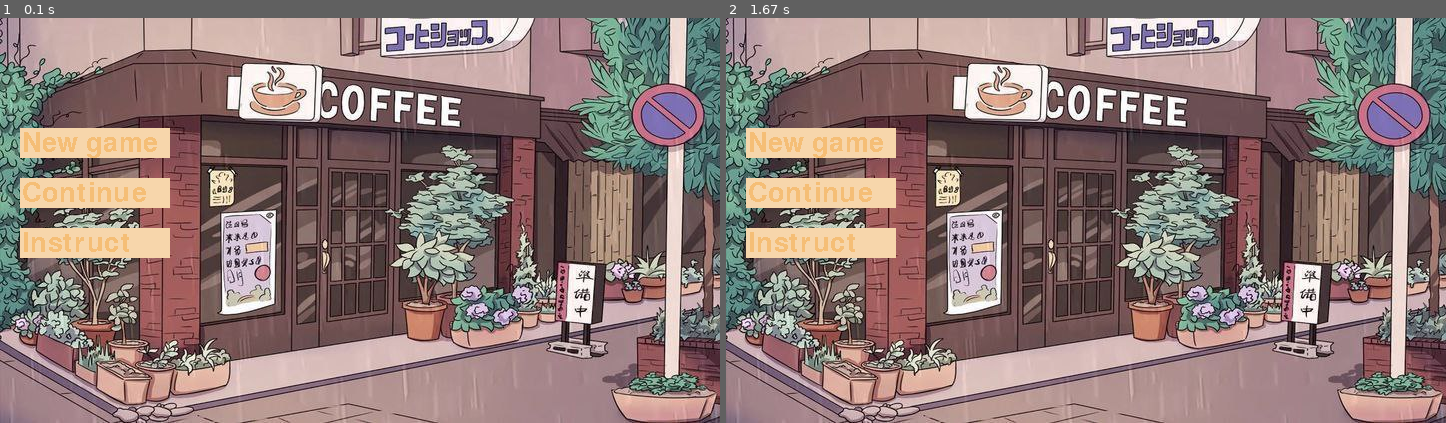
Above: before the commit, frames 1-2 (left to right).
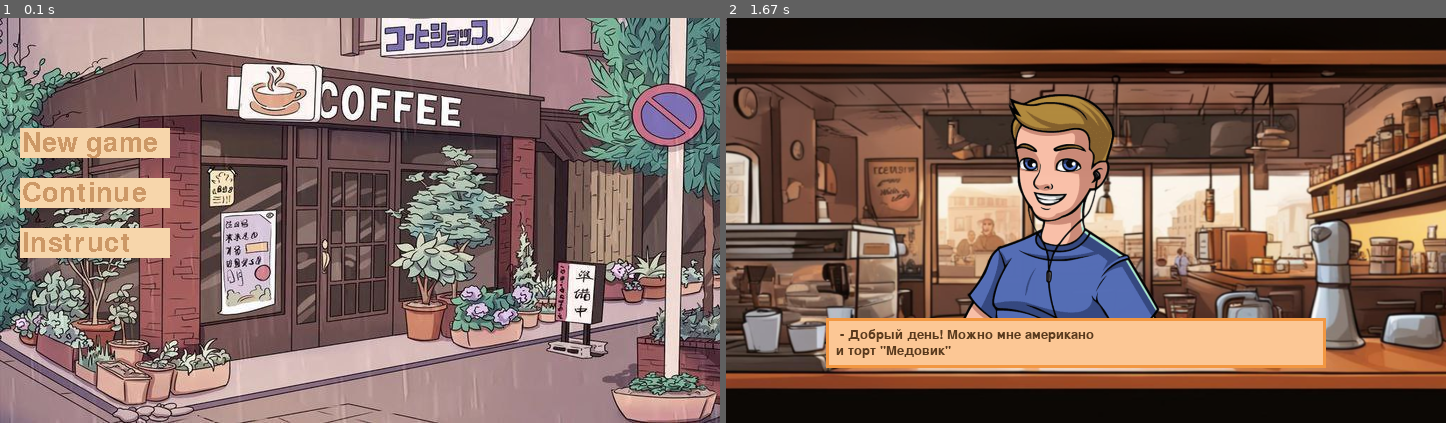
Above: after the commit, the same moments.

Repository: PotatoCHKA2077/Yandex_lyceum_pygame_project
Game: pygame game, started from main.py
Same seed, same stepped clock (60 frames per second), same inputs: the game is played once before the commit and once after it.
Inputs (mouse positions are in pixels of both pictures, inside the frame that each line leads up to):
- Up to frame 1 (0.1 s): no input
- Up to frame 2 (1.67 s): click (819, 143) at 0.38 s

The runs differ from the first frame. In frame 1, 1.0% of the frame differs, in the area x 3-22%, y 28-58%; in frame 2, 94%, in the area x 0-100%, y 0-100%.

Commit message:
start create dialogs

Diff:
--- a/main.py
+++ b/main.py
@@ -1,10 +1,8 @@
 import os
 import sys
-
+from random import choice
 import pygame
 from pygame.time import Clock
-
-FPS = 50
 
 
 def load_image(name, colorkey=None):
@@ -33,6 +31,31 @@
         text_coord += 50
 
 
+def game_screen():
+    fon = pygame.transform.scale(load_image('coffee_bg.png'), (width, height))
+    screen.blit(fon, (0, 0))
+    guy = load_image('guy3.png')
+    screen.blit(guy, (220, 68))
+    dialog = Dialog(ordering())
+
+
+def ordering():
+    coffee_types = ['эспрессо', 'американо', 'капучино', 'латте', 'раф', 'моккачино', 'фраппучино']
+    desserts = ['шоколадный кекс', 'ванильный кекс', 'черничный кекс',
+                'торт "Наполеон"', 'торт "Медовик"', 'торт "Красный бархат"', 'торт "Птичье молоко"',
+                'круассан с шоколадом', 'круассан с вареной сгущенкой', 'круассан с джемом', 'круассан классический',
+                'булочка с корицей', 'булочка "Синнабон"', None, None]
+    # None нужен для того, чтобы не всегда была вкусняшка
+    greetings = [' - Здравствуйте! Можно мне ', ' - Здравствуйте! Мне пожалуйста ', ' - Здравствуйте! Я бы хотел ',
+                 ' - Добрый день! Мне пожалуйста ', ' - Добрый день! Можно мне ', ' - Добрый день! Я бы хотел ']
+    coffee = choice(coffee_types)
+    dessert = choice(desserts)
+    order = [choice(greetings) + coffee]
+    if dessert is not None:
+        order.append(f'и {dessert}')
+    return order
+
+
 class Button(pygame.sprite.Sprite):
     def __init__(self, text, text_coord):
         super().__init__(buttons_group, all_sprites)
@@ -41,23 +64,46 @@
         self.rect = pygame.Rect(20, text_coord, 150, 30)
         self.font = pygame.font.Font(None, 40)
         pygame.draw.rect(self.image, (247, 214, 171), (0, 0, 150, 30))
-        self.text = self.font.render(text, 0, (245, 190, 118))
+        self.text = self.font.render(self.btn_text, 0, (204, 152, 102))
         self.image.blit(self.text, (2, 2))
         screen.blit(self.image, self.rect)
 
     def update(self, *args):
         if self.rect.collidepoint(args[0].pos):
             if self.btn_text == 'New game':
-                print('game started')
+                game_screen()
             if self.btn_text == 'Continue':
                 print('game continued')
             if self.btn_text == 'Instruct':
                 print('instruct is opened')
 
 
+class Dialog(pygame.sprite.Sprite):
+    def __init__(self, text):
+        super().__init__(all_sprites)
+        self.text = text[::]
+        self.size = (500, 10 + 15 * len(self.text) + 10)
+        self.image = pygame.Surface(self.size, pygame.SRCALPHA, 32)
+        self.rect = pygame.Rect(100, 300, *self.size)
+        self.font = pygame.font.Font(None, 20)
+        pygame.draw.rect(self.image, (242, 151, 65), (0, 0, *self.size))
+        pygame.draw.rect(self.image, (252, 199, 149), (3, 3, self.size[0] - 6, self.size[1] - 6))
+        self.text_coord = 10
+        for line in self.text:
+            string_rendered = self.font.render(line, 1, (89, 58, 29))
+            intro_rect = string_rendered.get_rect()
+            intro_rect.top = self.text_coord
+            intro_rect.x = 10
+            self.text_coord += intro_rect.height
+            self.image.blit(string_rendered, intro_rect)
+            self.text_coord += 2
+        screen.blit(self.image, self.rect)
+
+
 if __name__ == '__main__':
     pygame.init()
     size = width, height = 720, 405
+    fps = 50
     screen = pygame.display.set_mode(size)
     clock = Clock()
     all_sprites = pygame.sprite.Group()
@@ -70,6 +116,5 @@
                 terminate()
             if event.type == pygame.MOUSEBUTTONDOWN:
                 buttons_group.update(event)
-        all_sprites.draw(screen)
         pygame.display.flip()
-        clock.tick(FPS)
+        clock.tick(fps)
Binary file added: data/coffee_bg.png
Binary file added: data/guy.png
Binary file added: data/guy2.png
Binary file added: data/guy3.png
